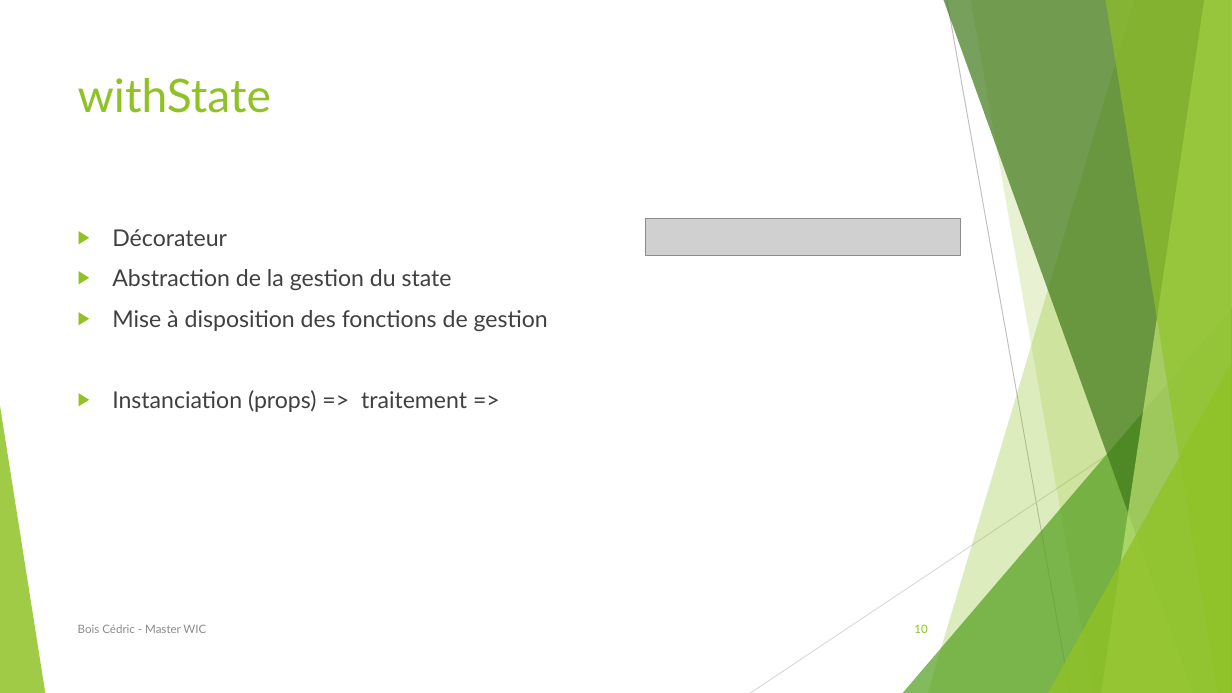
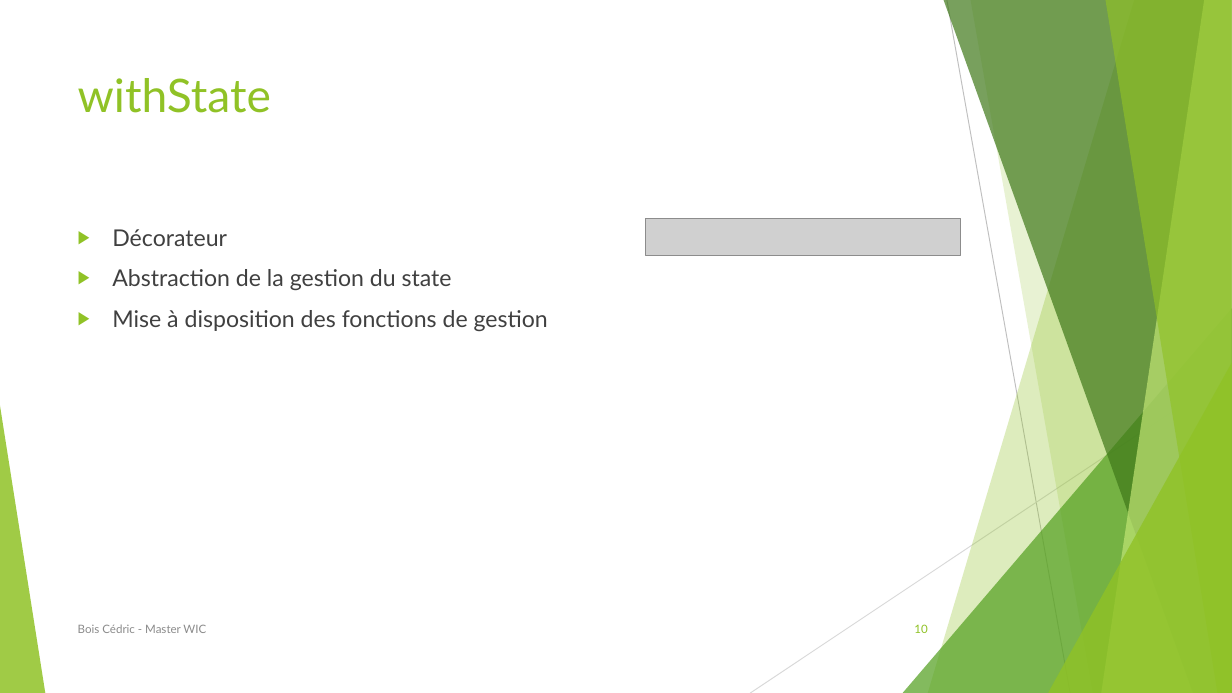
Before and after one commit to BCedric/journalStage, a slide deck: slide 10 of soutenance.pptx. Drawn at 1232x693 pixels with LibreOffice and Linux fonts; fonts in the diff are those of the drawing; grey boxes stand for pictures. Boxes give left, top, right and bottom in pixels: in the first picture for what was removed or moved away, otherwise in the second. Text is boxed around its words. In the diff, an @@ line names an element or a change of style, - is before the commit and + after.

Commit message:
Avant suppression withState

```diff
--- a/soutenance.pptx
+++ b/soutenance.pptx
@@ text at (112, 390, 467, 412): paragraph removed @@
-▶ Instanciation (props) => traitement =>
```
Also in this commit, not shown: 13 other slides changed, 17 slides added.
